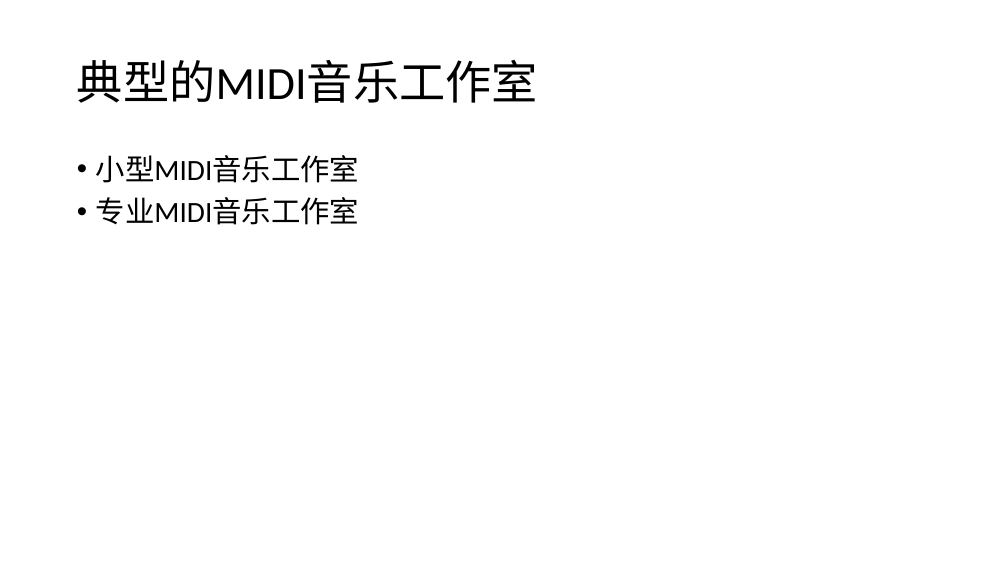
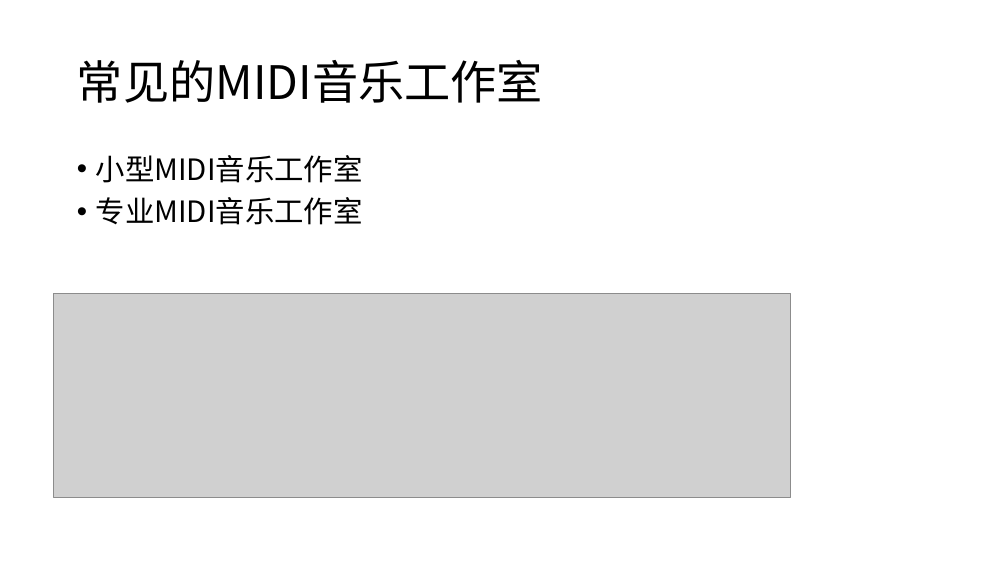
Before and after one commit to huntercao/shared_files, a slide deck: slide 6 of midi/docs/ppt/midi_introduction.pptx. Drawn at 1008x567 pixels with LibreOffice and Linux fonts; fonts in the diff are those of the drawing; grey boxes stand for pictures; background and template pictures are left out. Boxes give left, top, right and bottom in pixels: in the first picture for what was removed or moved away, otherwise in the second. Text is boxed around its words. In the diff, an @@ line names an element or a change of style, - is before the commit and + after.

```diff
--- a/midi/docs/ppt/midi_introduction.pptx
+++ b/midi/docs/ppt/midi_introduction.pptx
@@ title at (77, 60, 543, 103): text changed; font Calibri to Noto Sans CJK SC @@
-典型的MIDI音乐工作室
+常见的MIDI音乐工作室
@@ text "小型MIDI音乐工作室" at (96, 155, 363, 225): font Calibri to Noto Sans CJK SC @@
@@ picture added at (54, 293, 791, 498) @@
```
Also in this commit, not shown: 4 other slides changed, 2 slides added, 2 slides removed, 4 other files.
